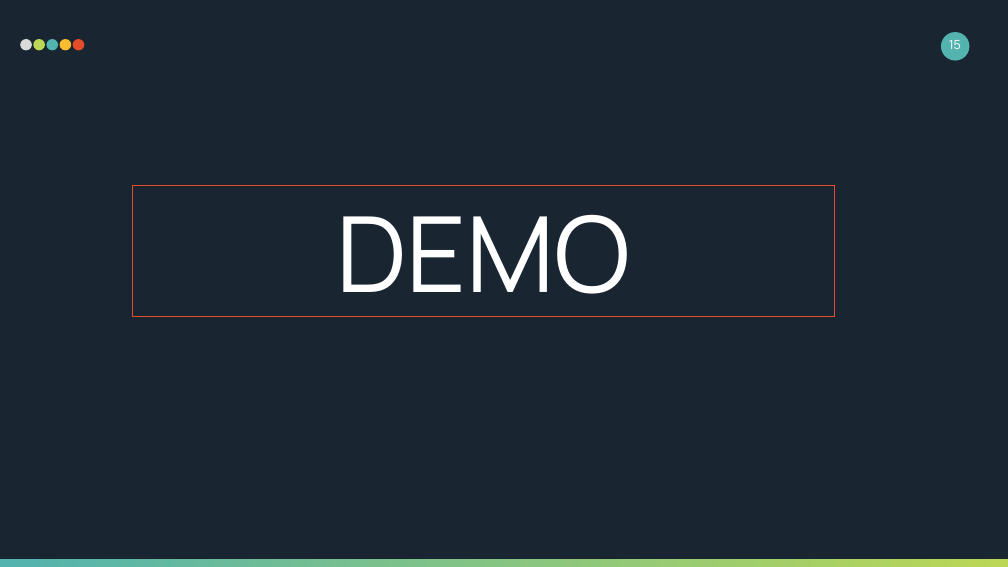
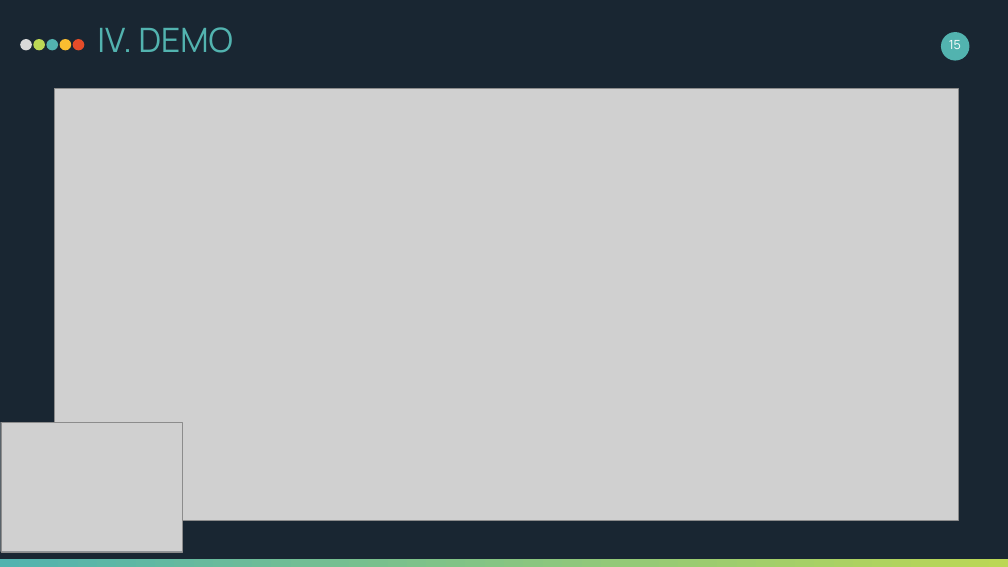
Before and after one commit to tcong51/Advanced-Machine-Learning, a slide deck: slide 15 of project1-useSVM/baocao_zoo.pptx. Drawn at 1008x567 pixels with LibreOffice and Linux fonts; fonts in the diff are those of the drawing; grey boxes stand for pictures. Boxes give left, top, right and bottom in pixels: in the first picture for what was removed or moved away, otherwise in the second. Text is boxed around its words. In the diff, an @@ line names an element or a change of style, - is before the commit and + after.

```diff
--- a/project1-useSVM/baocao_zoo.pptx
+++ b/project1-useSVM/baocao_zoo.pptx
@@ text added at (x1=97, y1=27, x2=233, y2=53), 64 pt, text #52B3AF @@
+IV. DEMO
@@ picture added at (x1=54, y1=88, x2=958, y2=520) @@
@@ rectangle removed at (x1=132, y1=185, x2=835, y2=316) @@
-DEMO
@@ picture added at (x1=1, y1=422, x2=183, y2=552) @@
```
Also in this commit, not shown: 6 other slides changed, 1 other file.
